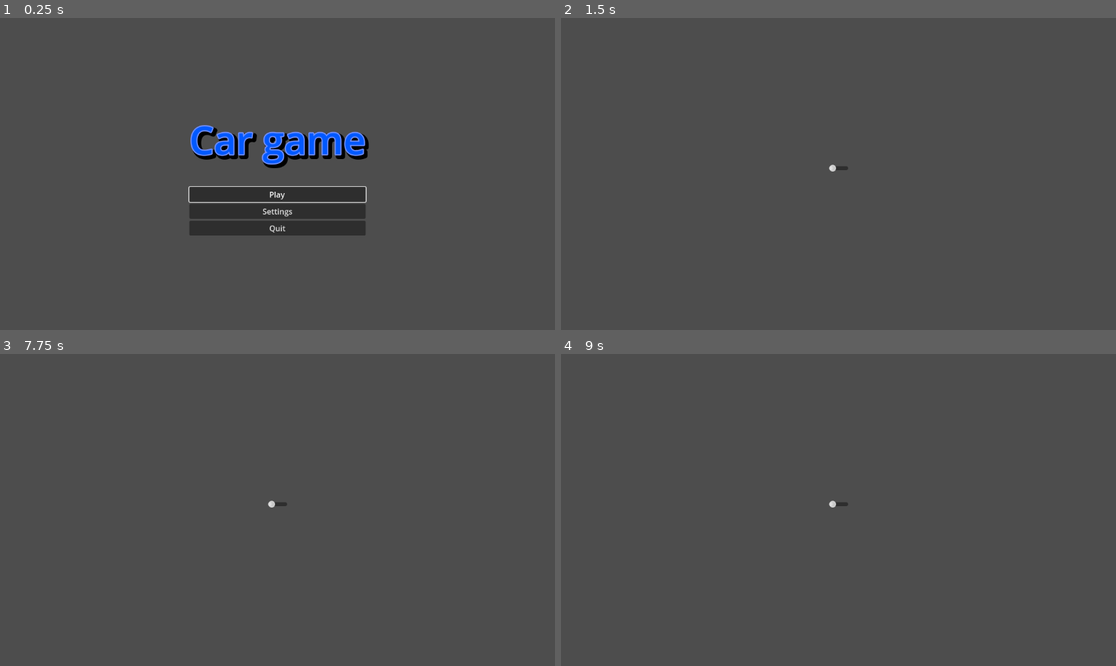
Above: before the commit, frames 1-4 (two rows, left to right).
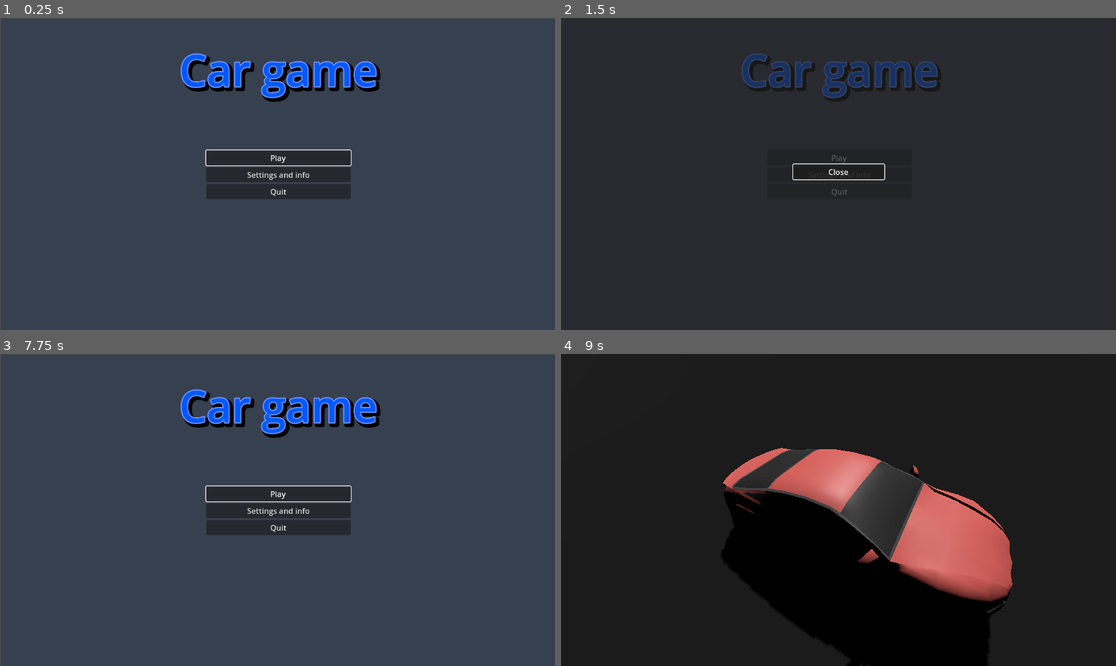
Above: after the commit, the same moments.

Repository: Glitch752/arcadeJam
Game: Godot game, scene res://menu/mainMenu.tscn
Same seed, same stepped clock (60 frames per second), same inputs: the game is played once before the commit and once after it.
Inputs (mouse positions are in pixels of both pictures, inside the frame that each line leads up to):
- Up to frame 1 (0.25 s): no input
- Up to frame 2 (1.5 s): click "Settings" (after the commit: "Settings and info") at 0.5 s; click (838, 158) at 1.25 s, where only the run after the commit has a clickable "Play"
- Up to frame 3 (7.75 s): click (277, 494) at 2 s, where only the run after the commit has a clickable "Play"; move the mouse to (399, 494) at 2.77 s; hold D (move_right) 2.78-3.53 s; hold Shift 2.78-3.53 s; click (399, 494) at 2.92 s; move the mouse to (166, 525) at 3.52 s; hold S (move_back) 3.53-4.28 s; tap Ctrl at 3.6, 6.6 s; move the mouse to (333, 441) at 4.27 s; hold D (move_right) 4.28-5.03 s; tap C at 4.35, 7.35 s; move the mouse to (249, 572) at 5.02 s; hold W (move_forward) 5.03-5.78 s; tap V at 5.1 s; click (249, 572) at 5.17 s; move the mouse to (444, 556) at 5.77 s; hold Shift 5.78-6.53 s; hold A (move_left) 5.78-7.28 s; move the mouse to (111, 463) at 6.52 s; move the mouse to (305, 510) at 7.27 s; hold S (move_back) from 7.28 s (still down); click (305, 510) at 7.42 s
- Up to frame 4 (9 s): tap Enter at 8 s; move the mouse to (755, 432) at 8.02 s; release S (move_back) at 8.03 s; hold D (move_right) 8.03-8.78 s; tap V at 8.1 s; move the mouse to (960, 494) at 8.77 s; hold W (move_forward) from 8.78 s (still down); hold Shift from 8.78 s (still down)

The runs differ from the first frame. In frame 1, 11% of the frame differs, in the area x 32-69%, y 11-70%; in frame 2, 100%, in the area x 0-100%, y 0-100%; in frame 3, 7.0%; in frame 4, 99%.

Commit message:
Refine menus

Diff:
--- a/levels/level1.tscn
+++ b/levels/level1.tscn
@@ -1,7 +1,11 @@
-[gd_scene load_steps=3 format=3 uid="uid://dx4tced8ie5no"]
+[gd_scene load_steps=4 format=3 uid="uid://dx4tced8ie5no"]
 
 [ext_resource type="PackedScene" uid="uid://dq002782w5tt4" path="res://sedan.tscn" id="1_c3dvp"]
 [ext_resource type="PackedScene" uid="uid://b642r4ls07ygp" path="res://assets/tree.glb" id="3_mm7ai"]
+
+[sub_resource type="StandardMaterial3D" id="StandardMaterial3D_2d4p0"]
+albedo_color = Color(0.13, 0.13, 0.13, 1)
+metallic_specular = 0.0
 
 [node name="Node3D" type="Node3D"]
 
@@ -10,38 +14,39 @@
 shadow_enabled = true
 
 [node name="CSGBox3D" type="CSGBox3D" parent="."]
-transform = Transform3D(1, 0, 0, 0, 1, 0, 0, 0, 1, -19.012, -0.479721, 11.4517)
+transform = Transform3D(100, 0, 0, 0, 0.161, 0, 0, 0, 100, -19.012, -0.479721, 11.4517)
 use_collision = true
 size = Vector3(73.3406, 1, 89.3489)
+material = SubResource("StandardMaterial3D_2d4p0")
 
 [node name="sedan" parent="." instance=ExtResource("1_c3dvp")]
-transform = Transform3D(1, 0, 0, 0, 1, 0, 0, 0, 1, -3.14338, 0, 8.41813)
+transform = Transform3D(1, 0, 0, 0, 1, 0, 0, 0, 1, -0.0326116, 0, 0.0571164)
 
 [node name="Environment" type="Node" parent="."]
 
 [node name="tree" parent="Environment" instance=ExtResource("3_mm7ai")]
-transform = Transform3D(1.50279, 0, 0, 0, 1.50279, 0, 0, 0, 1.50279, 4.03925, 0.0202785, 5.77376)
+transform = Transform3D(1.50279, 0, 0, 0, 1.50279, 0, 0, 0, 1.50279, 24.9043, 0.0202785, 50.8424)
 
 [node name="tree2" parent="Environment" instance=ExtResource("3_mm7ai")]
-transform = Transform3D(1.50279, 0, 0, 0, 1.50279, 0, 0, 0, 1.50279, 4.96006, 0.0202785, 12.2096)
+transform = Transform3D(1.50279, 0, 0, 0, 1.50279, 0, 0, 0, 1.50279, 25.8251, 0.0202785, 57.2783)
 
 [node name="tree3" parent="Environment" instance=ExtResource("3_mm7ai")]
-transform = Transform3D(1.50279, 0, 0, 0, 1.50279, 0, 0, 0, 1.50279, 5.77014, 0.0202776, 18.8131)
+transform = Transform3D(1.50279, 0, 0, 0, 1.50279, 0, 0, 0, 1.50279, 26.6352, 0.0202776, 63.8818)
 
 [node name="tree4" parent="Environment" instance=ExtResource("3_mm7ai")]
-transform = Transform3D(1.50279, 0, 0, 0, 1.50279, 0, 0, 0, 1.50279, 6.77014, 0.0202776, 25.8131)
+transform = Transform3D(1.50279, 0, 0, 0, 1.50279, 0, 0, 0, 1.50279, 27.6352, 0.0202776, 70.8818)
 
 [node name="tree5" parent="Environment" instance=ExtResource("3_mm7ai")]
-transform = Transform3D(1.50279, 0, 0, 0, 1.50279, 0, 0, 0, 1.50279, 6.69195, 0.0202771, 31.4929)
+transform = Transform3D(1.50279, 0, 0, 0, 1.50279, 0, 0, 0, 1.50279, 27.557, 0.0202771, 76.5616)
 
 [node name="tree6" parent="Environment" instance=ExtResource("3_mm7ai")]
-transform = Transform3D(1.50279, 0, 0, 0, 1.50279, 0, 0, 0, 1.50279, 1.6787, 0.0202771, 35.8353)
+transform = Transform3D(1.50279, 0, 0, 0, 1.50279, 0, 0, 0, 1.50279, 22.5437, 0.0202771, 80.904)
 
 [node name="tree7" parent="Environment" instance=ExtResource("3_mm7ai")]
-transform = Transform3D(1.50279, 0, 0, 0, 1.50279, 0, 0, 0, 1.50279, -4.13925, 0.0202771, 39.3323)
+transform = Transform3D(1.50279, 0, 0, 0, 1.50279, 0, 0, 0, 1.50279, 16.7258, 0.0202771, 84.401)
 
 [node name="tree8" parent="Environment" instance=ExtResource("3_mm7ai")]
-transform = Transform3D(1.50279, 0, 0, 0, 1.50279, 0, 0, 0, 1.50279, -9.76967, 0.0202771, 40.4593)
+transform = Transform3D(1.50279, 0, 0, 0, 1.50279, 0, 0, 0, 1.50279, 11.0954, 0.0202771, 85.528)
 
 [node name="tree9" parent="Environment" instance=ExtResource("3_mm7ai")]
-transform = Transform3D(1.50279, 0, 0, 0, 1.50279, 0, 0, 0, 1.50279, -17.427, 0.0202771, 39.9643)
+transform = Transform3D(1.50279, 0, 0, 0, 1.50279, 0, 0, 0, 1.50279, 3.43804, 0.0202771, 85.033)
--- a/menu/mainMenu.gd
+++ b/menu/mainMenu.gd
@@ -9,8 +9,8 @@
 
 var settingsScene = preload("res://menu/settingsMenu.tscn").instantiate()
 func _on_settings_button_pressed():
+	settingsScene.request_ready()
 	get_tree().root.add_child(settingsScene)
-	get_tree().root.remove_child(self)
 
 func _on_quit_button_pressed():
 	get_tree().quit()
--- a/menu/mainMenu.tscn
+++ b/menu/mainMenu.tscn
@@ -6,7 +6,7 @@
 
 [sub_resource type="LabelSettings" id="LabelSettings_skega"]
 font = SubResource("SystemFont_32ap8")
-font_size = 80
+font_size = 90
 font_color = Color(0, 0.35, 1, 1)
 outline_size = 10
 outline_color = Color(0.44, 0.561333, 1, 1)
@@ -19,30 +19,54 @@
 anchors_preset = 15
 anchor_right = 1.0
 anchor_bottom = 1.0
+offset_left = 2.0
+offset_top = 1.0
+offset_right = 2.0
+offset_bottom = 1.0
 grow_horizontal = 2
 grow_vertical = 2
 script = ExtResource("1_dpt0h")
 
+[node name="ColorRect" type="ColorRect" parent="."]
+layout_mode = 1
+anchors_preset = 15
+anchor_right = 1.0
+anchor_bottom = 1.0
+grow_horizontal = 2
+grow_vertical = 2
+color = Color(0.217, 0.24955, 0.31, 1)
+
+[node name="Label" type="Label" parent="."]
+custom_minimum_size = Vector2(0, 150)
+layout_mode = 1
+anchors_preset = 5
+anchor_left = 0.5
+anchor_right = 0.5
+offset_left = -183.0
+offset_right = 183.0
+offset_bottom = 168.0
+grow_horizontal = 2
+text = "Car game"
+label_settings = SubResource("LabelSettings_skega")
+horizontal_alignment = 2
+vertical_alignment = 2
+
 [node name="VBoxContainer" type="VBoxContainer" parent="."]
+custom_minimum_size = Vector2(300, 0)
 layout_mode = 1
 anchors_preset = 8
 anchor_left = 0.5
 anchor_top = 0.5
 anchor_right = 0.5
 anchor_bottom = 0.5
-offset_left = -35.0
+offset_left = -150.0
 offset_top = -50.5
-offset_right = 35.0
+offset_right = 150.0
 offset_bottom = 50.5
 grow_horizontal = 2
 grow_vertical = 2
-
-[node name="Label" type="Label" parent="VBoxContainer"]
-custom_minimum_size = Vector2(0, 150)
-layout_mode = 2
-text = "Car game"
-label_settings = SubResource("LabelSettings_skega")
-horizontal_alignment = 1
+size_flags_horizontal = 8
+alignment = 2
 
 [node name="PlayButton" type="Button" parent="VBoxContainer"]
 layout_mode = 2
@@ -50,12 +74,28 @@
 
 [node name="SettingsButton" type="Button" parent="VBoxContainer"]
 layout_mode = 2
-text = "Settings"
+text = "Settings and info"
 
 [node name="QuitButton" type="Button" parent="VBoxContainer"]
 layout_mode = 2
 text = "Quit"
 
+[node name="MarginContainer" type="MarginContainer" parent="."]
+layout_mode = 1
+anchors_preset = 6
+anchor_left = 1.0
+anchor_top = 0.5
+anchor_right = 1.0
+anchor_bottom = 0.5
+offset_left = -40.0
+offset_top = -20.0
+offset_bottom = 20.0
+grow_horizontal = 0
+grow_vertical = 2
+
+[node name="VBoxContainer" type="VBoxContainer" parent="MarginContainer"]
+layout_mode = 2
+
 [connection signal="pressed" from="VBoxContainer/PlayButton" to="." method="_on_play_button_pressed"]
 [connection signal="pressed" from="VBoxContainer/SettingsButton" to="." method="_on_settings_button_pressed"]
 [connection signal="pressed" from="VBoxContainer/QuitButton" to="." method="_on_quit_button_pressed"]
--- /dev/null
+++ b/menu/settingsMenu.gd
@@ -0,0 +1,18 @@
+extends Control
+
+
+func _ready():
+	$".".modulate = Color(1, 1, 1, 0)
+	var tween = get_tree().create_tween()
+	tween.tween_property($".", "modulate", Color(1, 1, 1, 1), 0.1)
+
+	$VBoxContainer/Close.grab_focus()
+
+func _on_close_pressed():
+	var tween = get_tree().create_tween()
+	tween.tween_property($".", "modulate", Color(1, 1, 1, 0), 0.1)
+	tween.tween_callback(_close_animation_finished)
+
+func _close_animation_finished():
+	get_node("/root/MainMenu/VBoxContainer/PlayButton").grab_focus()
+	get_tree().root.remove_child(self)
--- a/menu/settingsMenu.tscn
+++ b/menu/settingsMenu.tscn
@@ -1,12 +1,39 @@
-[gd_scene format=3 uid="uid://ctgk5laii341q"]
+[gd_scene load_steps=4 format=3 uid="uid://c5di27uj70aep"]
 
-[node name="Settings" type="Control"]
+[ext_resource type="Script" path="res://menu/settingsMenu.gd" id="1_ng3hn"]
+
+[sub_resource type="Shader" id="Shader_dsbqj"]
+code = "shader_type canvas_item;
+
+uniform float amount: hint_range(0.0, 5.0);
+uniform sampler2D SCREEN_TEXTURE: hint_screen_texture;
+
+void fragment() {
+	COLOR.rgb = textureLod(SCREEN_TEXTURE, SCREEN_UV, amount).rgb;
+}"
+
+[sub_resource type="ShaderMaterial" id="ShaderMaterial_sraea"]
+shader = SubResource("Shader_dsbqj")
+shader_parameter/amount = null
+
+[node name="SettingsMenu" type="Control"]
+material = SubResource("ShaderMaterial_sraea")
 layout_mode = 3
 anchors_preset = 15
 anchor_right = 1.0
 anchor_bottom = 1.0
 grow_horizontal = 2
 grow_vertical = 2
+script = ExtResource("1_ng3hn")
+
+[node name="ColorRect" type="ColorRect" parent="."]
+layout_mode = 1
+anchors_preset = 15
+anchor_right = 1.0
+anchor_bottom = 1.0
+grow_horizontal = 2
+grow_vertical = 2
+color = Color(0.13, 0.13, 0.13, 0.705882)
 
 [node name="VBoxContainer" type="VBoxContainer" parent="."]
 layout_mode = 1
@@ -15,12 +42,15 @@
 anchor_top = 0.5
 anchor_right = 0.5
 anchor_bottom = 0.5
-offset_left = -20.0
+offset_left = -94.5
 offset_top = -20.0
-offset_right = 20.0
+offset_right = 94.5
 offset_bottom = 20.0
 grow_horizontal = 2
 grow_vertical = 2
 
-[node name="HSlider" type="HSlider" parent="VBoxContainer"]
+[node name="Close" type="Button" parent="VBoxContainer"]
 layout_mode = 2
+text = "Close"
+
+[connection signal="pressed" from="VBoxContainer/Close" to="." method="_on_close_pressed"]
